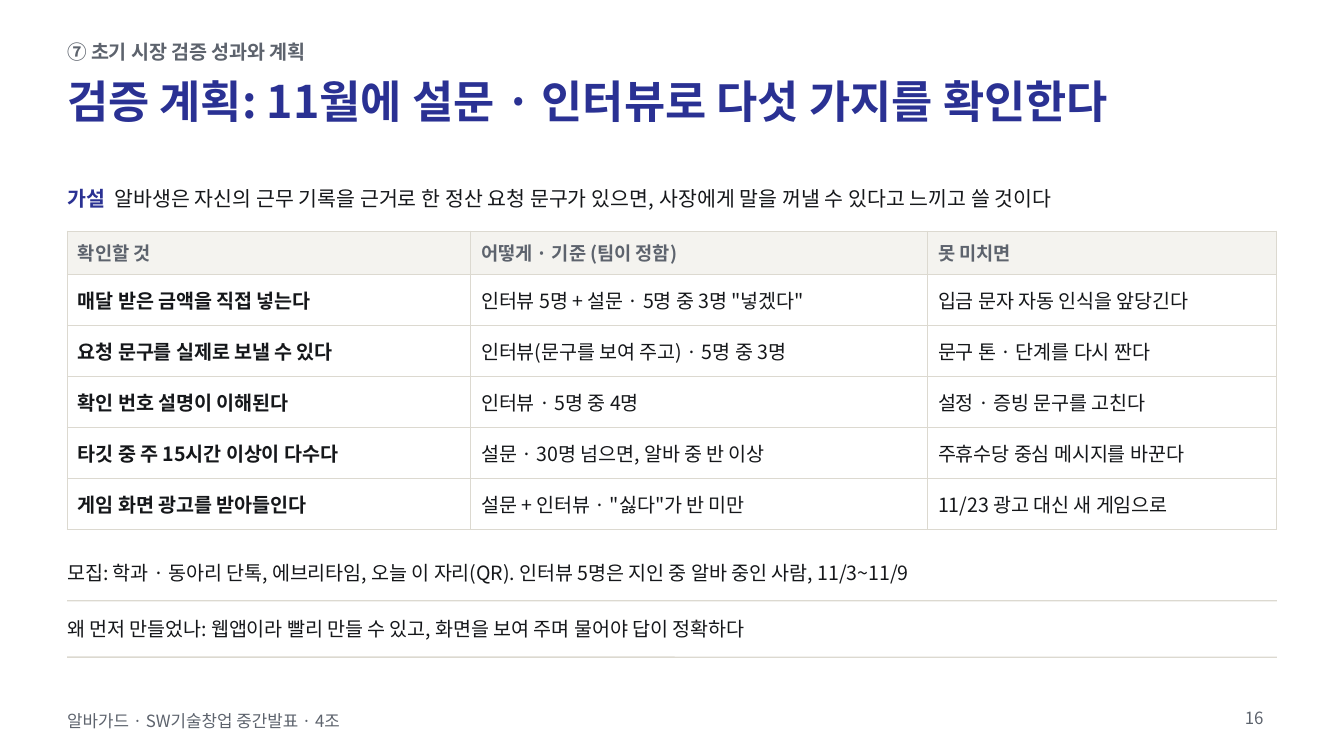
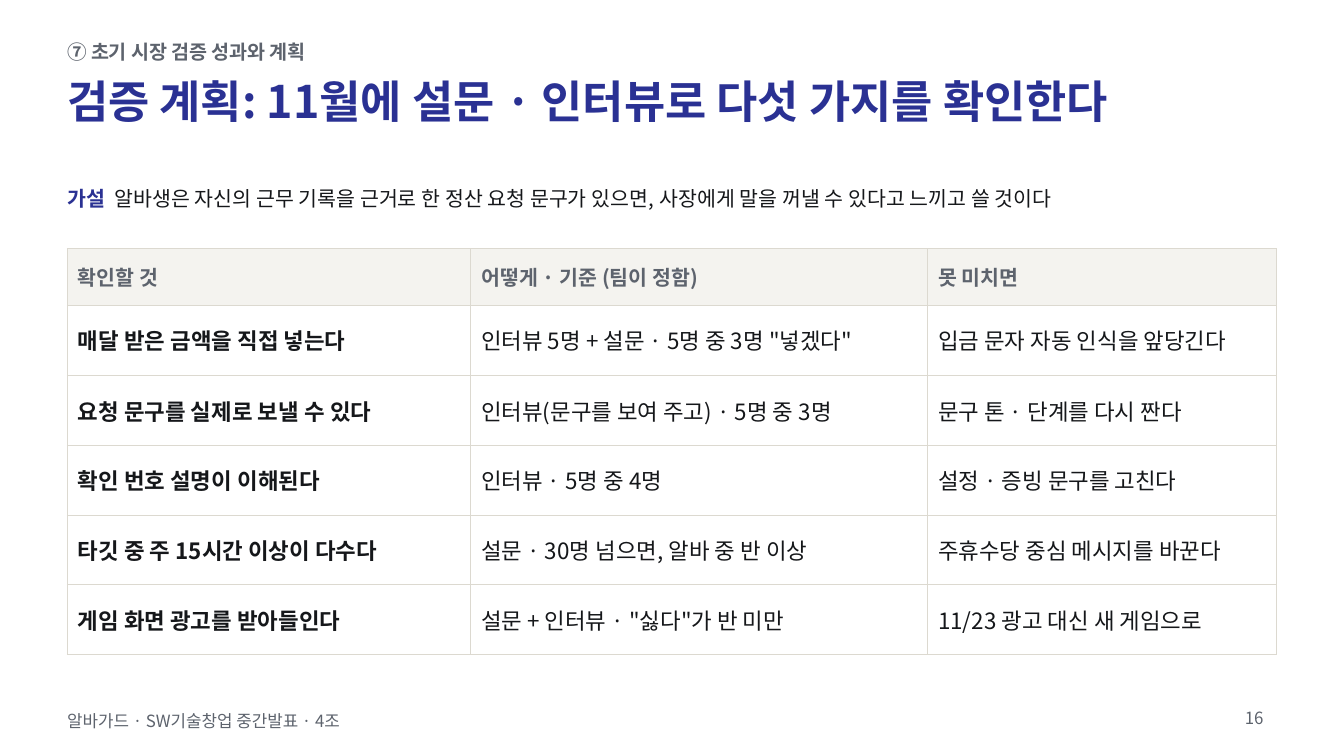
Before and after one commit to jihooni217/albaguard, a slide deck: slide 16 of docs/06_중간발표_PPT.pptx. Drawn at 1344x756 pixels with LibreOffice and Linux fonts; fonts in the diff are those of the drawing. Boxes give left, top, right and bottom in pixels: in the first picture for what was removed or moved away, otherwise in the second. Text is boxed around its words. In the diff, an @@ line names an element or a change of style, - is before the commit and + after.

```diff
--- a/docs/06_중간발표_PPT.pptx
+++ b/docs/06_중간발표_PPT.pptx
@@ table at (x1=67, y1=249, x2=1277, y2=637) @@
@@ size 10 to 11 pt in "확인할 것", "어떻게 · 기준 (팀이 정함)", "못 미치면" @@
@@ size 10.5 to 12 pt @@
@@ table resized from (x1=67, y1=231, x2=1277, y2=520) to (x1=67, y1=249, x2=1277, y2=637) @@
@@ text removed at (x1=67, y1=563, x2=908, y2=584) @@
-모집: 학과 · 동아리 단톡, 에브리타임, 오늘 이 자리(QR). 인터뷰 5명은 지인 중 알바 중인 사람, 11/3~11/9
@@ line removed from (67, 601) to (1277, 601) @@
@@ text removed at (x1=67, y1=619, x2=744, y2=640) @@
-왜 먼저 만들었나: 웹앱이라 빨리 만들 수 있고, 화면을 보여 주며 물어야 답이 정확하다
@@ line removed from (67, 657) to (1277, 657) @@
```
Also in this commit, not shown: 4 other slides changed, 1 other file.
